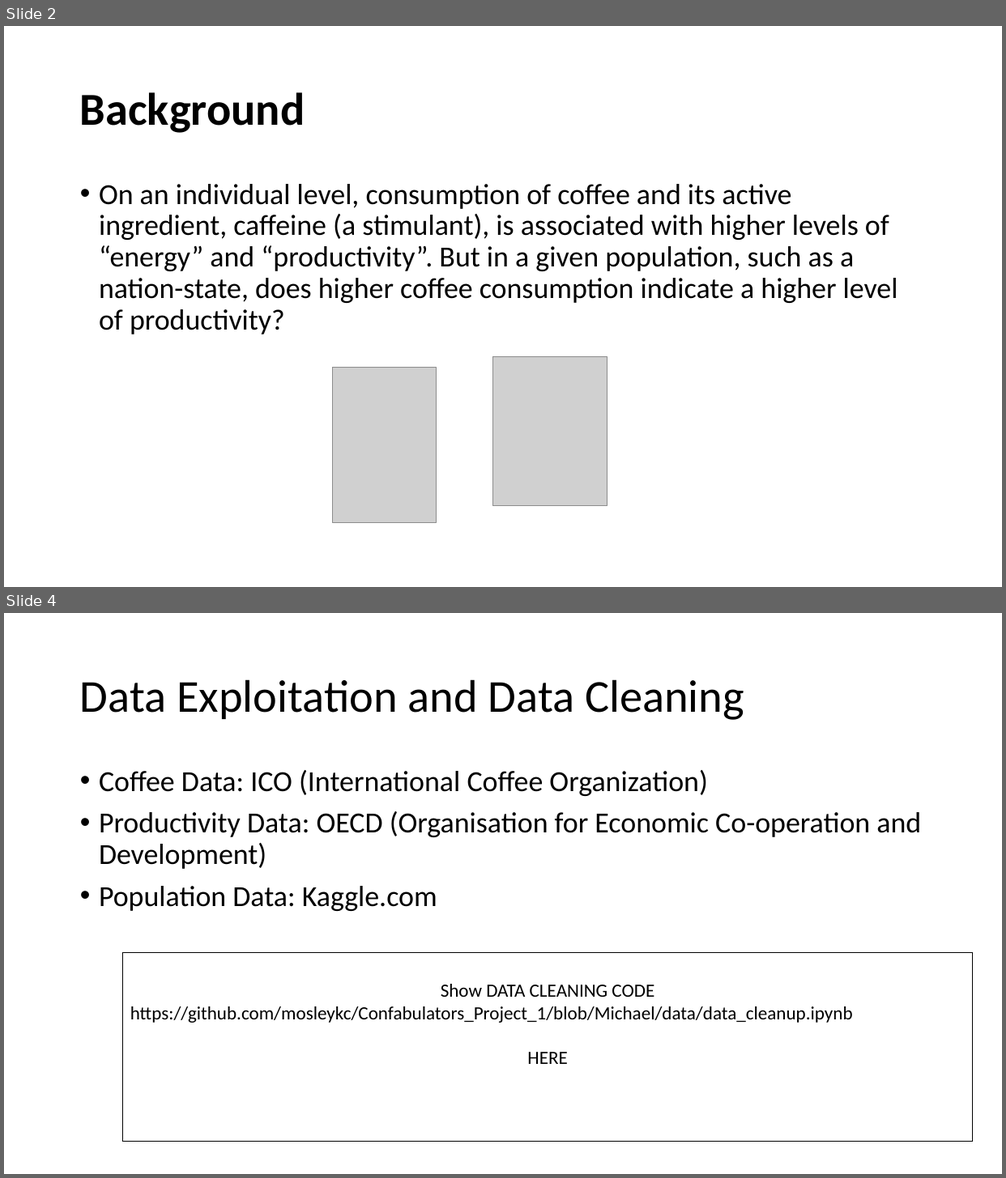
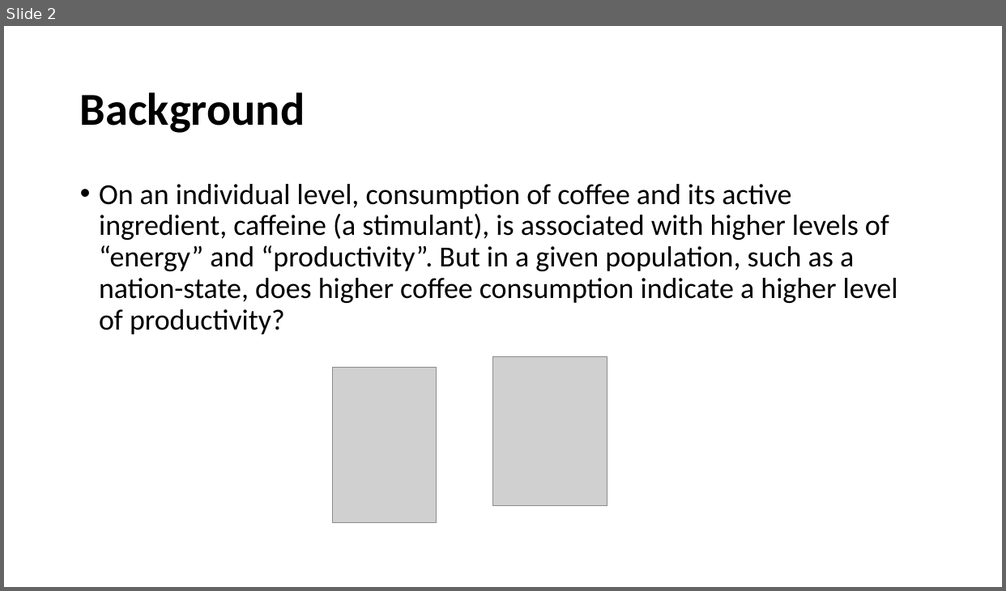
Before and after one commit to andrewboring/Confabulators_Project_1, a slide deck: Coffee and Productivity.pptx. Shown one above the other, each under a label of ours: slides 2 and 4 before the commit, slide 2 after it; the slides between them are not shown. The pictures are 1006x1178 and 1006x591 pixels, drawn with LibreOffice and Linux fonts; fonts in the diff are those of the drawing; grey boxes stand for pictures. Boxes give left, top, right and bottom in pixels: in the first picture for what was removed or moved away, otherwise in the second. Text is boxed around its words. In the diff, an @@ line names an element or a change of style, - is before the commit and + after.

```diff
--- a/Coffee and Productivity.pptx
+++ b/Coffee and Productivity.pptx
@@ slide 4 removed at (x1=4, y1=613, x2=1002, y2=1174), background #FFFFFF @@
@@ title removed at (x1=80, y1=679, x2=744, y2=720) @@
-Data Exploitation and Data Cleaning
@@ text removed at (x1=99, y1=770, x2=921, y2=911) @@
-• Coffee Data: ICO (International Coffee Organization)
-• Productivity Data: OECD (Organisation for Economic Co-operation and Development)
-• Population Data: Kaggle.com
@@ rectangle removed at (x1=123, y1=953, x2=973, y2=1142) @@
-Show DATA CLEANING CODE
-https://github.com/mosleykc/Confabulators_Project_1/blob/Michael/data/data_cleanup.ipynb
-HERE
```
Also in this commit, not shown: 10 slides changed, 2 slides added, 4 other slides removed.
